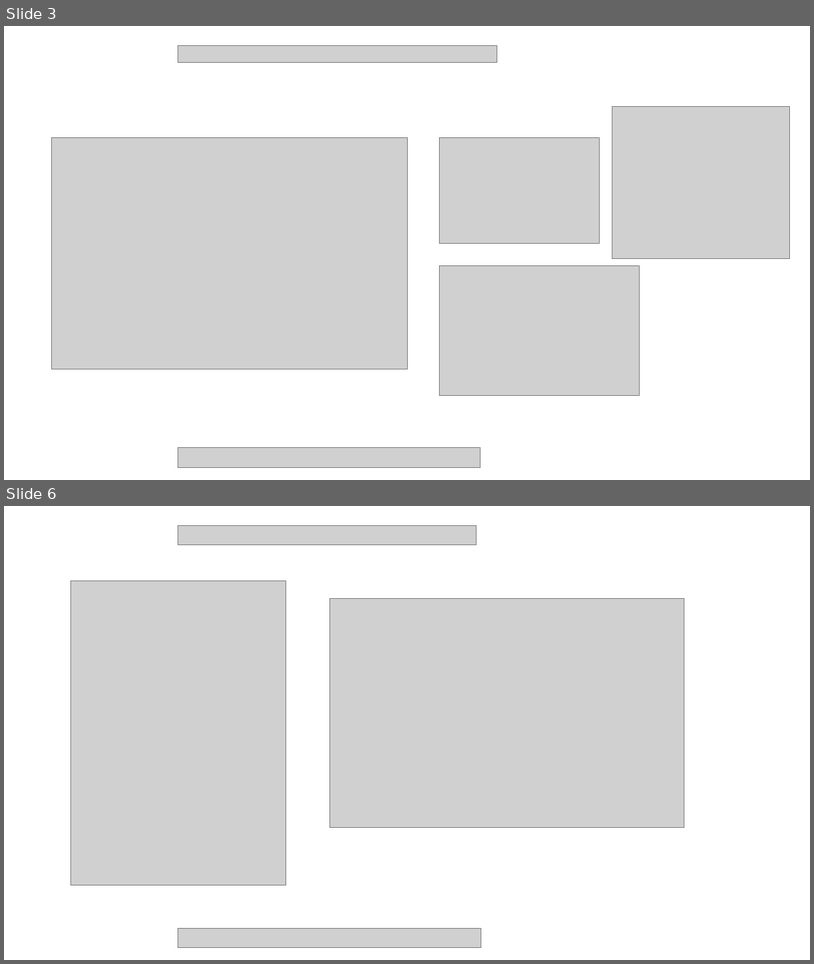
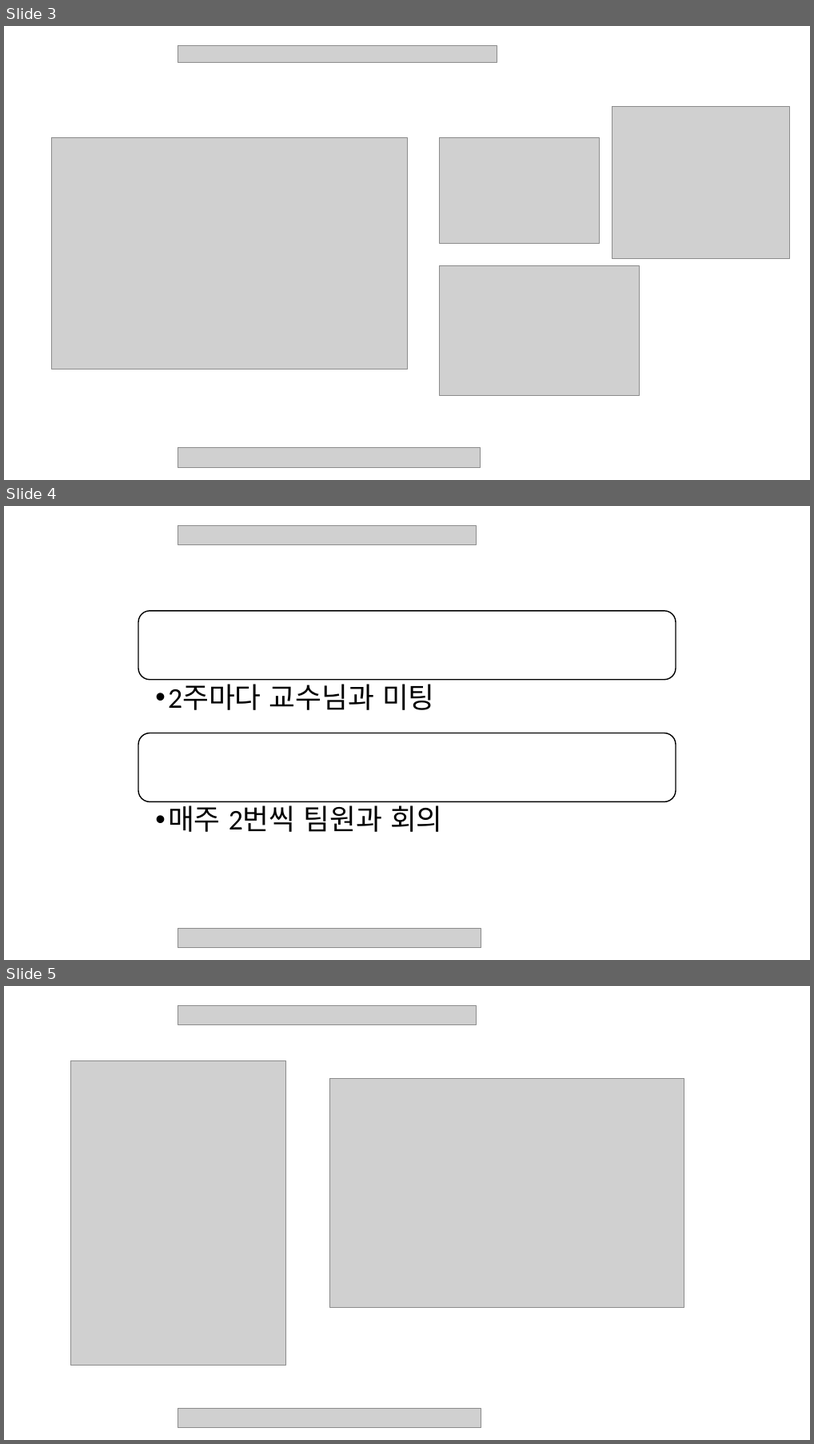
Before and after one commit to dudxo0809/4-1, a slide deck: 캡스톤/제안서/제안.pptx. Shown one above the other, each under a label of ours: slides 3 and 6 before the commit, slides 3, 4 and 5 after it; the slides between them are not shown. The pictures are 814x964 and 814x1444 pixels, drawn with LibreOffice and Linux fonts; fonts in the diff are those of the drawing; grey boxes stand for pictures. Boxes give left, top, right and bottom in pixels: in the first picture for what was removed or moved away, otherwise in the second. Text is boxed around its words. In the diff, an @@ line names an element or a change of style, - is before the commit and + after.

Commit message:
2022.04.09

```diff
--- a/캡스톤/제안서/제안.pptx
+++ b/캡스톤/제안서/제안.pptx
@@ slide 4 added at (4, 506, 810, 960), background #FFFFFF @@
@@ picture added at (178, 525, 477, 544) @@
@@ group added at (138, 611, 676, 832): 2 rounded rectangles, 2 texts @@
+  • 2주마다 교수님과 미팅
+  • 매주 2번씩 팀원과 회의
@@ picture added at (178, 928, 482, 947) @@
@@ what was slide 6 is now slide 5 @@
```
Also in this commit, not shown: 2 slides removed.
